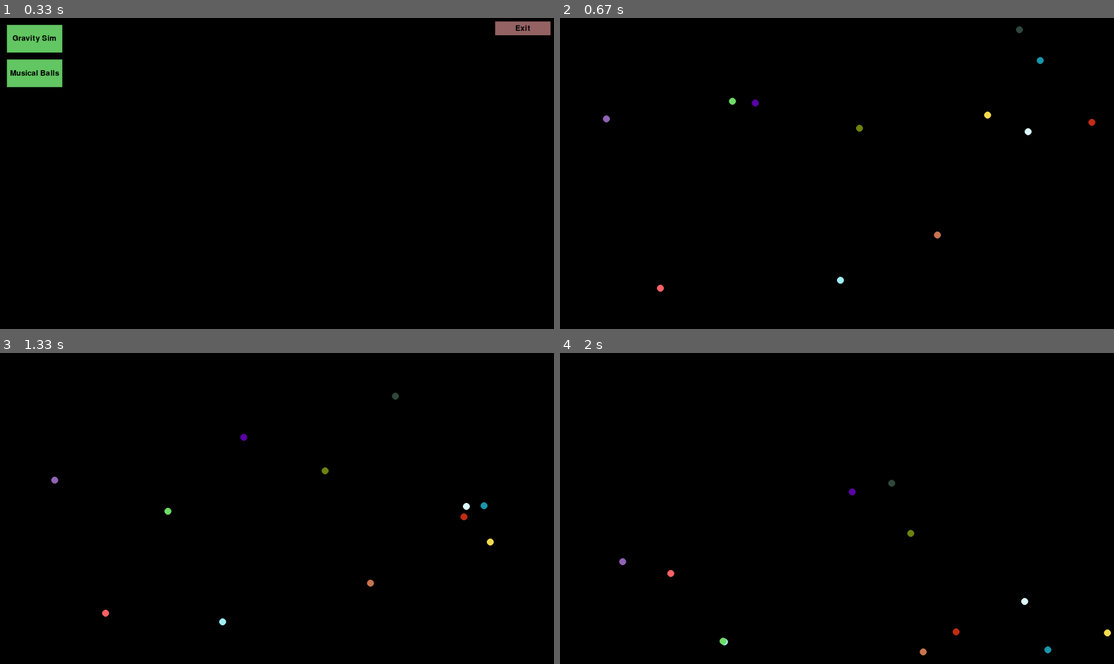
Above: before the commit, frames 1-4 (two rows, left to right).
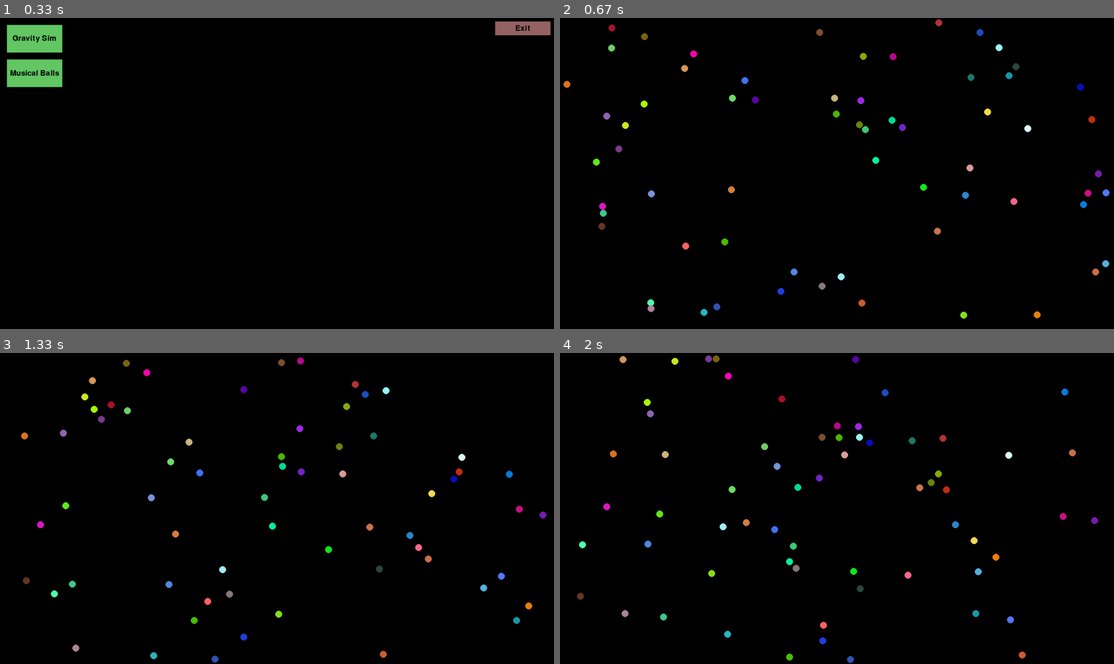
Above: after the commit, the same moments.

Repository: Zero4793/Pygame-Playground
Game: pygame game, started from main.py
Same seed, same stepped clock (60 frames per second), same inputs: the game is played once before the commit and once after it.
Inputs:
- Up to frame 1 (0.33 s): no input
- Up to frame 2 (0.67 s): click "Gravity Sim" at 0.38 s
- Up to frame 3 (1.33 s): no input
- Up to frame 4 (2 s): no input

Frame 1 is identical in both runs. In frame 2, 1.7% of the frame differs, in the area x 0-100%, y 0-97%; in frame 3, 1.8%, in the area x 3-99%, y 1-100%; in frame 4, 1.8%.

Commit message:
refactor/externalize Ball. and improved Gravity

Diff:
--- a/apps/gravity.py
+++ b/apps/gravity.py
@@ -6,17 +6,24 @@
 		self.screen = screen
 
 		self.balls = []
-		for i in range(12):
+		for i in range(64):
 			self.balls.append(Ball(screen,
 						  pos=(random.randint(0,screen.get_width()), random.randint(0,screen.get_height())),
 						  vel=(random.uniform(-5,5), random.uniform(-5,5)),
-						  floorGrav=.1,
+						  bodyGrav=100,
+						  repel=5000,
+						  spaceJelly=0
 						  ))
 
 
 	def process(self, keyheld, keypressed):
 		for ball in self.balls:
+			for other in self.balls:
+				if ball == other: continue
+				ball.force(other)
+		for ball in self.balls:
 			ball.process()
+			ball.wallCollide()
 			if not ball.exist:
 				self.balls.remove(ball)
 
--- a/apps/musicalBalls.py
+++ b/apps/musicalBalls.py
@@ -15,6 +15,7 @@
 	def process(self, keyheld, keypressed):
 		for ball in self.balls:
 			ball.process()
+			ball.wallCollide()
 			if not ball.exist:
 				self.balls.remove(ball)
 
--- a/util/ball.py
+++ b/util/ball.py
@@ -3,7 +3,7 @@
 import util.SFX as SFX
 
 class Ball:
-	def __init__(self, screen, pos=None, vel=None, col=None, radius=10, elasticity=1, friction=0, spaceJelly=0, floorGrav=0, bodyGrav=0):
+	def __init__(self, screen, pos=None, vel=None, col=None, radius=10, elasticity=1, friction=0, spaceJelly=0, floorGrav=0, bodyGrav=0, repel=0):
 		# either give value, true for random, or empty for base
 		self.screen = screen
 		self.exist = True
@@ -23,12 +23,11 @@
 		self.spaceJelly = spaceJelly
 		self.floorGrav = floorGrav
 		self.bodyGrav = bodyGrav
+		self.repel = repel
 
 
 	def process(self):
 		self.killNoClip()
-		self.wallCollide()
-		self.gravity()
 		self.vel *= 1-self.spaceJelly
 		self.pos += self.vel
 
@@ -73,6 +72,20 @@
 		self.vel.y += self.floorGrav
 
 
-	def display(self, image=None):
+	def force(self, other):
+		diff = (other.pos - self.pos)
+		dist = diff.magnitude()
+		dir = diff.normalize()
+		if dist < self.radius + other.radius:
+			self.vel -= dir*self.vel.magnitude()
+			return
+
+		#gravity
+		self.vel += dir * self.bodyGrav / (dist**2)
+		#repel
+		self.vel -= dir * self.repel / (dist**3)
+
+
+	def display(self):
 		col = (self.R, self.G, self.B)
 		pygame.draw.circle(self.screen, col, (int(self.pos.x), int(self.pos.y)), self.radius)
